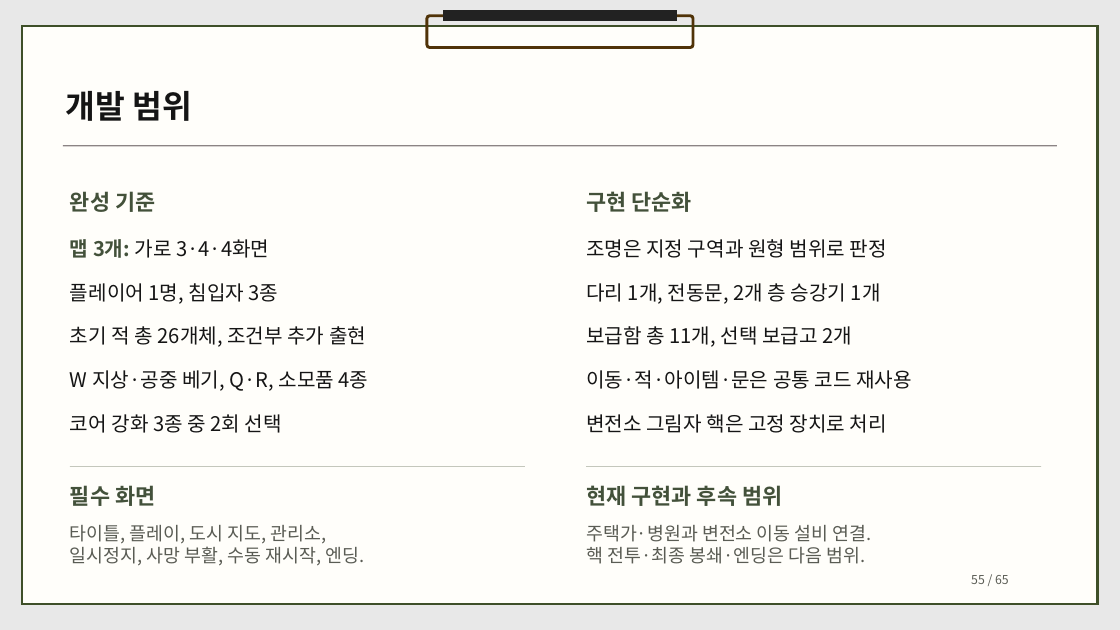
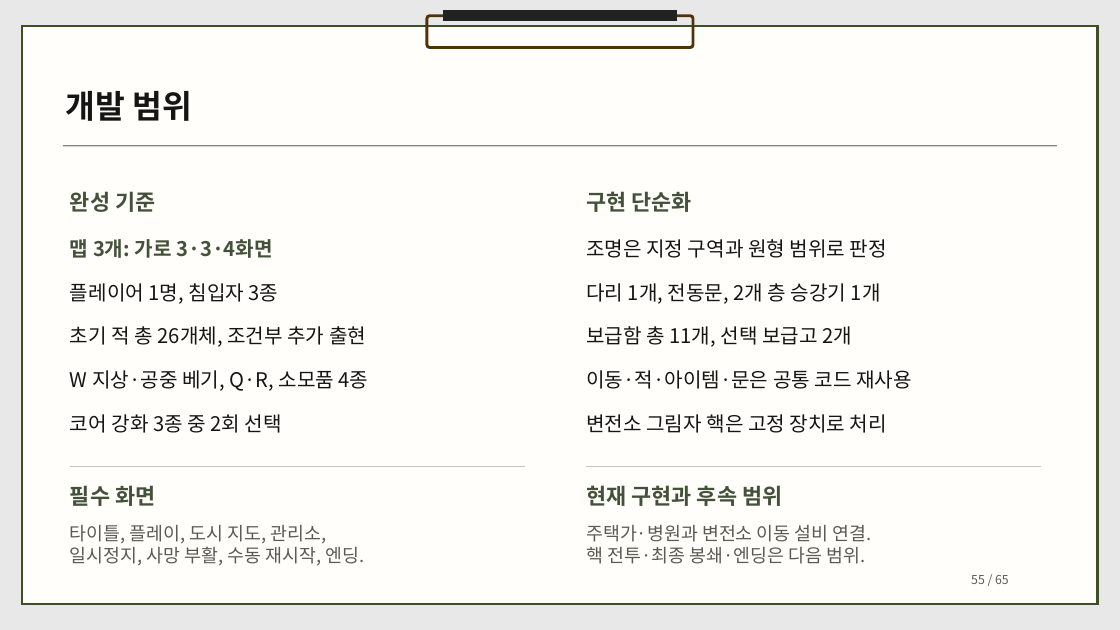
Before and after one commit to dbguswh/2Dgame_project, a slide deck: slide 55 of 2D게임프로그래밍 기획서.pptx. Drawn at 1120x630 pixels with LibreOffice and Linux fonts; fonts in the diff are those of the drawing. Boxes give left, top, right and bottom in pixels: in the first picture for what was removed or moved away, otherwise in the second. Text is boxed around its words. In the diff, an @@ line names an element or a change of style, - is before the commit and + after.

Commit message:
병원 동선을 3화면으로 압축하고 부품 교전과 분리 절차를 기획

```diff
--- a/2D게임프로그래밍 기획서.pptx
+++ b/2D게임프로그래밍 기획서.pptx
@@ text at (70, 239, 273, 258): text changed; text colour #151515 to #43513A; bold on @@
-맵 3개: 가로 3·4·4화면
+맵 3개: 가로 3·3·4화면
```
Also in this commit, not shown: 4 other slides changed, 1 other file.
